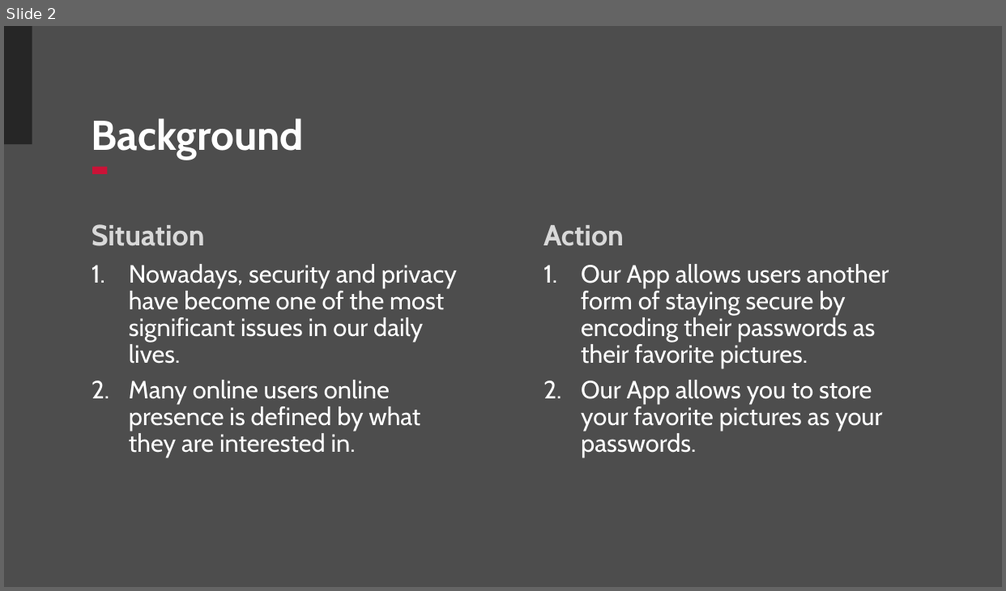
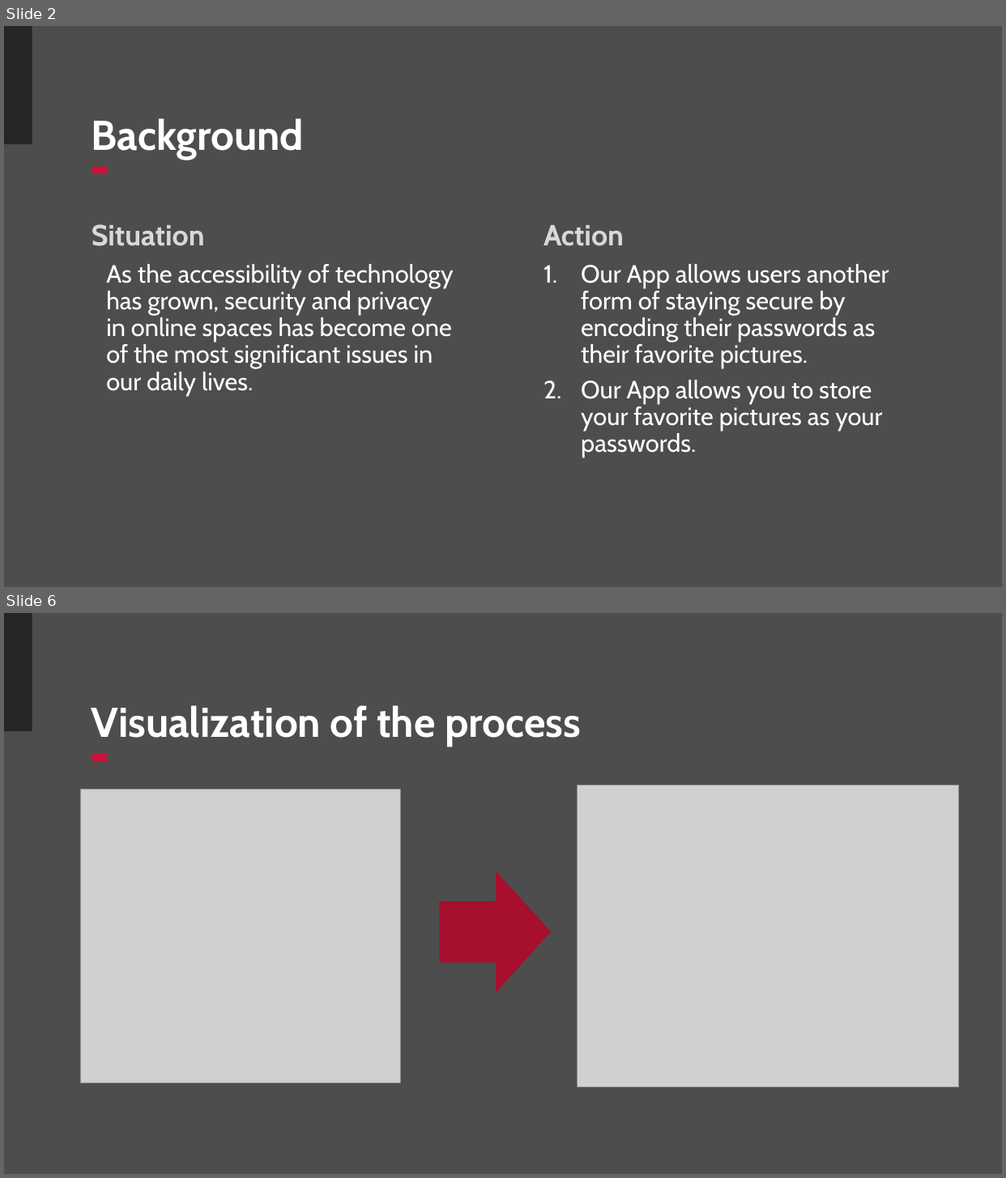
Before and after one commit to nhannguyen111/Steganography-Image-Password, a slide deck: Hackathon 2025 IMGPASS.pptx. Shown one above the other, each under a label of ours: slide 2 before the commit, slides 2 and 6 after it; the slides between them are not shown. The pictures are 1006x591 and 1006x1178 pixels, drawn with LibreOffice and Linux fonts; fonts in the diff are those of the drawing; grey boxes stand for pictures; background and template pictures are left out. Boxes give left, top, right and bottom in pixels: in the first picture for what was removed or moved away, otherwise in the second. Text is boxed around its words. In the diff, an @@ line names an element or a change of style, - is before the commit and + after.

```diff
--- a/Hackathon 2025 IMGPASS.pptx
+++ b/Hackathon 2025 IMGPASS.pptx
@@ slide 6 added at (x1=4, y1=613, x2=1002, y2=1174), background #4D4D4D; not listed: 2 template elements that a slide beside it also shows @@
@@ title added at (x1=91, y1=705, x2=581, y2=746), 40 pt, text #FFFFFF, bold @@
+Visualization of the process
@@ picture added at (x1=80, y1=790, x2=401, y2=1083) @@
@@ picture added at (x1=577, y1=786, x2=959, y2=1087) @@
@@ right arrow added at (x1=439, y1=870, x2=552, y2=994), fill #A60F2D, outline #4D4D4D 0.75 pt @@
@@ slide 2 changed as well @@
@@ text at (x1=106, y1=264, x2=454, y2=395): text changed @@
-1. Nowadays, security and privacy have become one of the most significant issues in our daily lives.
-2. Many online users online presence is defined by what they are interested in.
+As the accessibility of technology has grown, security and privacy in online spaces has become one of the most significant issues in our daily lives.
```
Also in this commit, not shown: 7 other slides added, 5 slides removed, 1 other file.
